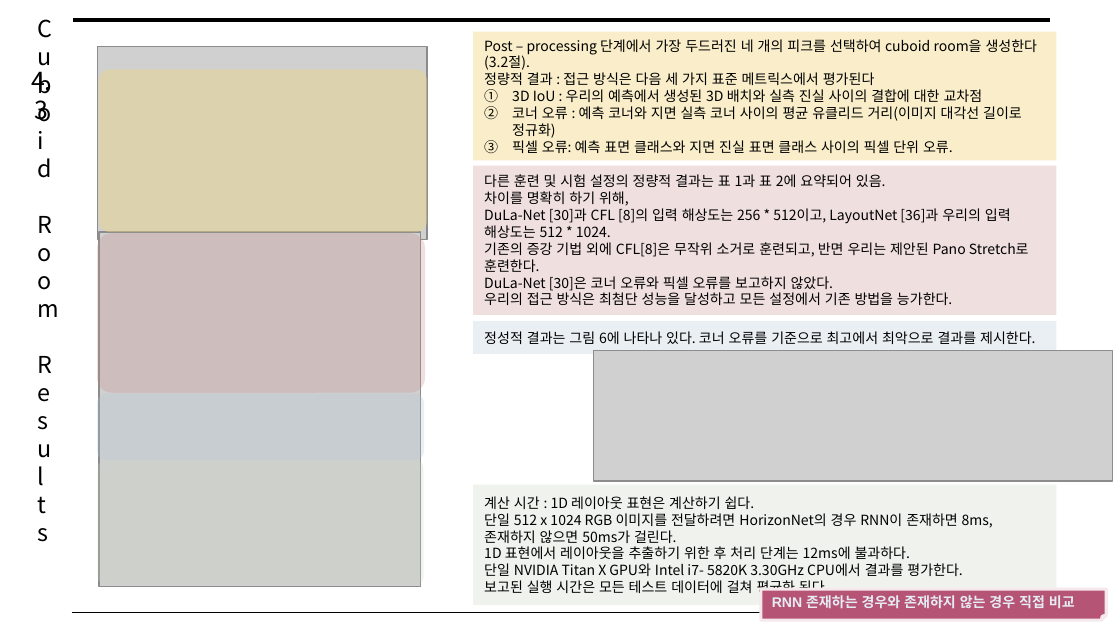
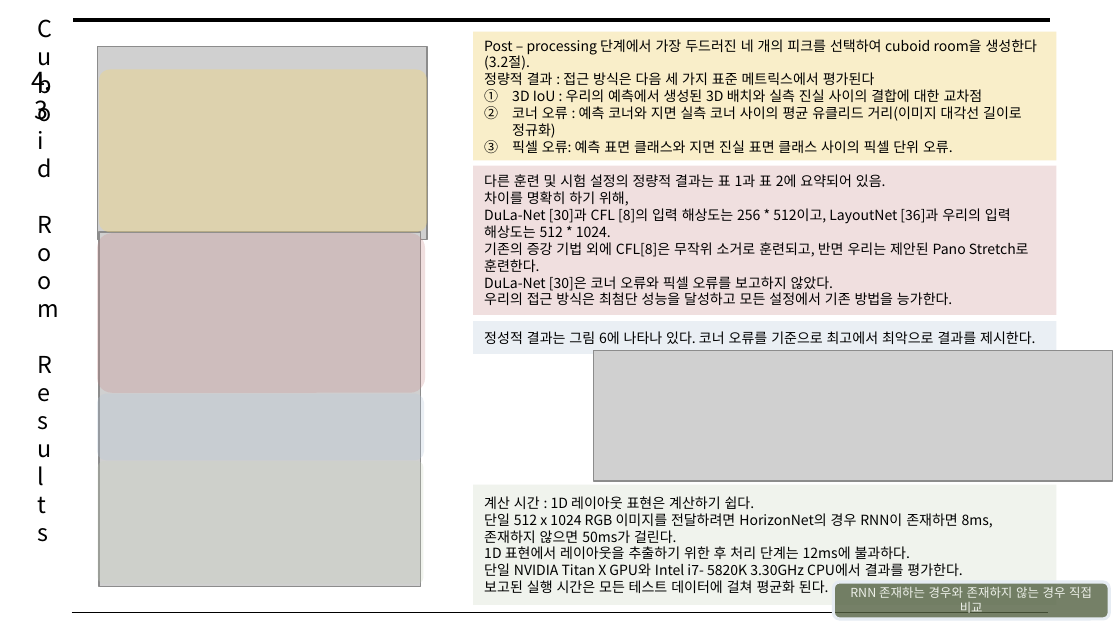
Before and after one commit to arittung/3D_Room_Layout_estimation, a slide deck: slide 11 of 관련 자료/HorizonNet 논문 해석.pptx. Drawn at 1120x630 pixels with LibreOffice and Linux fonts; fonts in the diff are those of the drawing; grey boxes stand for pictures. Boxes give left, top, right and bottom in pixels: in the first picture for what was removed or moved away, otherwise in the second. Text is boxed around its words. In the diff, an @@ line names an element or a change of style, - is before the commit and + after.

```diff
--- a/관련 자료/HorizonNet 논문 해석.pptx
+++ b/관련 자료/HorizonNet 논문 해석.pptx
@@ rounded rectangle "RNN 존재하는 경우와 존재하지 않는 ...": place and size @@
-rounded rectangle "RNN 존재하는 경우와 존재하지 않는 ..." at [760, 589, 1105, 620]
+rounded rectangle "RNN 존재하는 경우와 존재하지 않는 ..." at [833, 582, 1109, 619]
@@ rounded rectangle "RNN 존재하는 경우와 존재하지 않는 ..." at [833, 582, 1109, 619]: size 9 to 8 pt, font Arial to Noto Sans CJK KR, text colour #E6ECF3 to #EDF0E9, bold off; alignment left to centre; folded corner to rounded rectangle; fill #B55475 to #536142 at 80% opacity; outline #F6E9ED 2 pt to #E6ECF3 2 pt @@
```
Also in this commit, not shown: 4 other slides changed, 3 other files.
